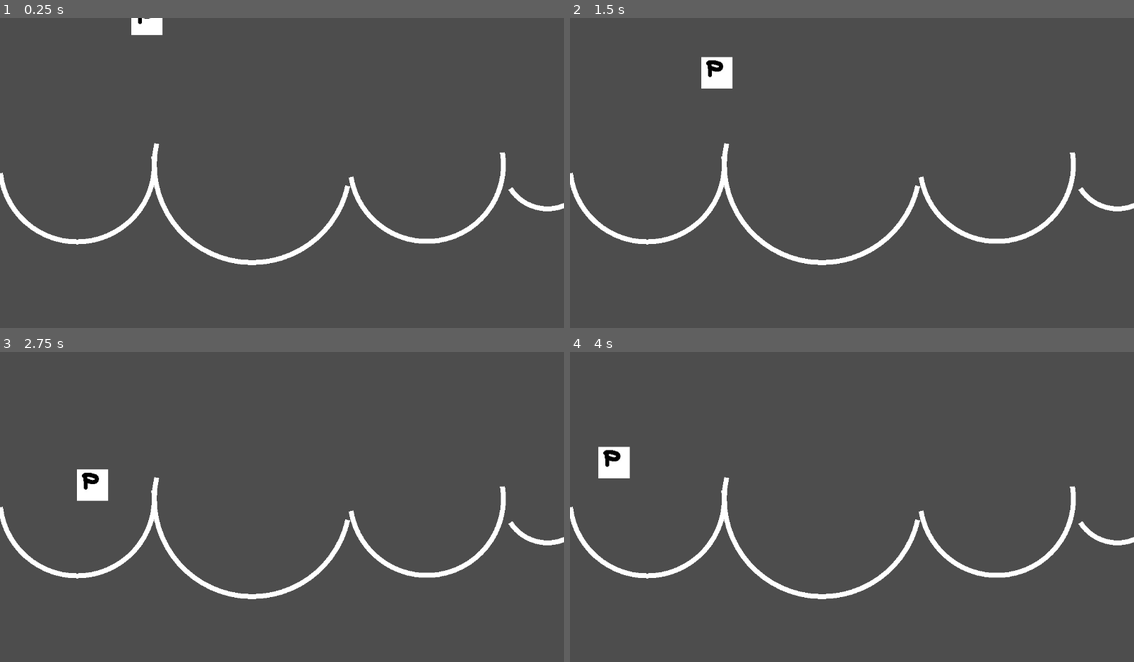
Above: before the commit, frames 1-4 (two rows, left to right).
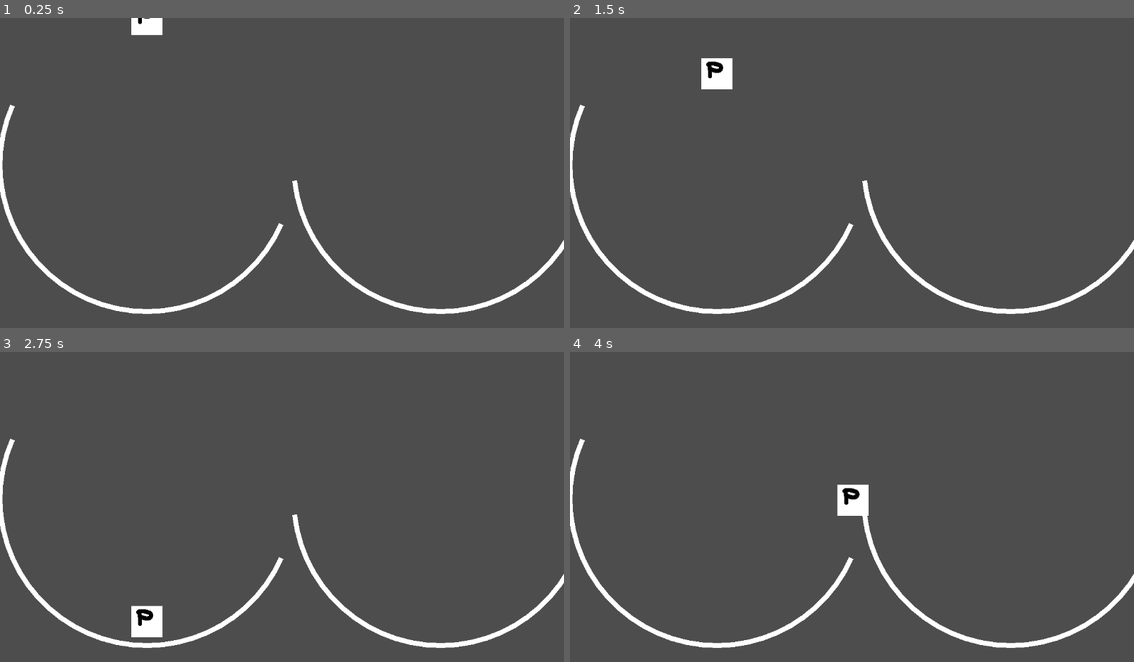
Above: after the commit, the same moments.

Repository: Chad-McThunderCode/minijam170
Game: Godot game, scene res://Level.tscn
Two runs of this game, one before a commit and one after it. Both use one fixed random seed, a clock stepped at 60 frames per second and the inputs below.
Inputs:
- Up to frame 1 (0.25 s): no input
- Up to frame 2 (1.5 s): hold Down (ui_down) from 1.28 s (still down)
- Up to frame 3 (2.75 s): release Down (ui_down) at 2.03 s
- Up to frame 4 (4 s): hold Down (ui_down) from 3.53 s (still down)

The runs differ from the first frame. In frame 1, 4.8% of the frame differs, in the area x 0-100%, y 28-96%; in frame 2, 4.9%; in frame 3, 5.9%; in frame 4, 5.9%.

Commit message:
Might actually be possible with inbuilt physics, just need to properly decide which direction to slide in

Diff:
--- a/Level.gd
+++ b/Level.gd
@@ -8,7 +8,8 @@
 func _ready() -> void:
 	var totalWidth = 0
 	for i in 30:
-		var r = 20 + randf() * 180
+		#var r = 20 + randf() * 180
+		var r = 300
 		totalWidth += r
 		var piece = TrackPiece.new(r, -PI/4 + randf() * PI/2, PI, 20)
 		piece.position = Vector2(totalWidth, 300)
--- a/Player.gd
+++ b/Player.gd
@@ -2,6 +2,8 @@
 class_name Player
 
 var segments: Array
+var wasAirborne: float = true
+var invert: bool = false
 
 func constructor(segments: Array):
 	self.segments = segments
@@ -19,5 +21,24 @@
 func _process(delta: float) -> void:
 	self.velocity += Vector2(0, 98.1*delta)
 	if(move_and_slide()):
+		self.wasAirborne = 0
 		var sc = self.get_last_slide_collision()
-		self.velocity = self.velocity.rotated(sc.get_angle())
+		var direction = sc.get_normal().rotated(PI/2)
+		#print(sc.get_collider_shape().shape.a)
+		if(self.wasAirborne > 0.2):
+			if(sc.get_collider_shape().shape.a.y < sc.get_collider_shape().shape.b.y ):
+				self.invert = true
+			else:
+				self.invert = false
+		if(self.invert):
+			print("inverted")
+			direction = direction.rotated(PI)
+		self.velocity = self.velocity.length() * direction
+		#self.velocity = self.velocity.rotated(sc.get_angle())
+	else:
+		self.wasAirborne += delta
+	if(Input.is_action_pressed("ui_down")):
+		if(self.velocity.y > 0):
+			self.velocity.y *= 1 + delta
+		else:
+			self.velocity.y *= 1 - delta
--- a/Player.tscn
+++ b/Player.tscn
@@ -4,7 +4,7 @@
 [ext_resource type="Texture2D" uid="uid://chgiptiofuuwt" path="res://sprite_player_placeholder.jpg" id="2_pn2g5"]
 
 [sub_resource type="CircleShape2D" id="CircleShape2D_xkkv0"]
-radius = 31.0161
+radius = 8.0
 
 [node name="Player" type="CharacterBody2D"]
 motion_mode = 1
